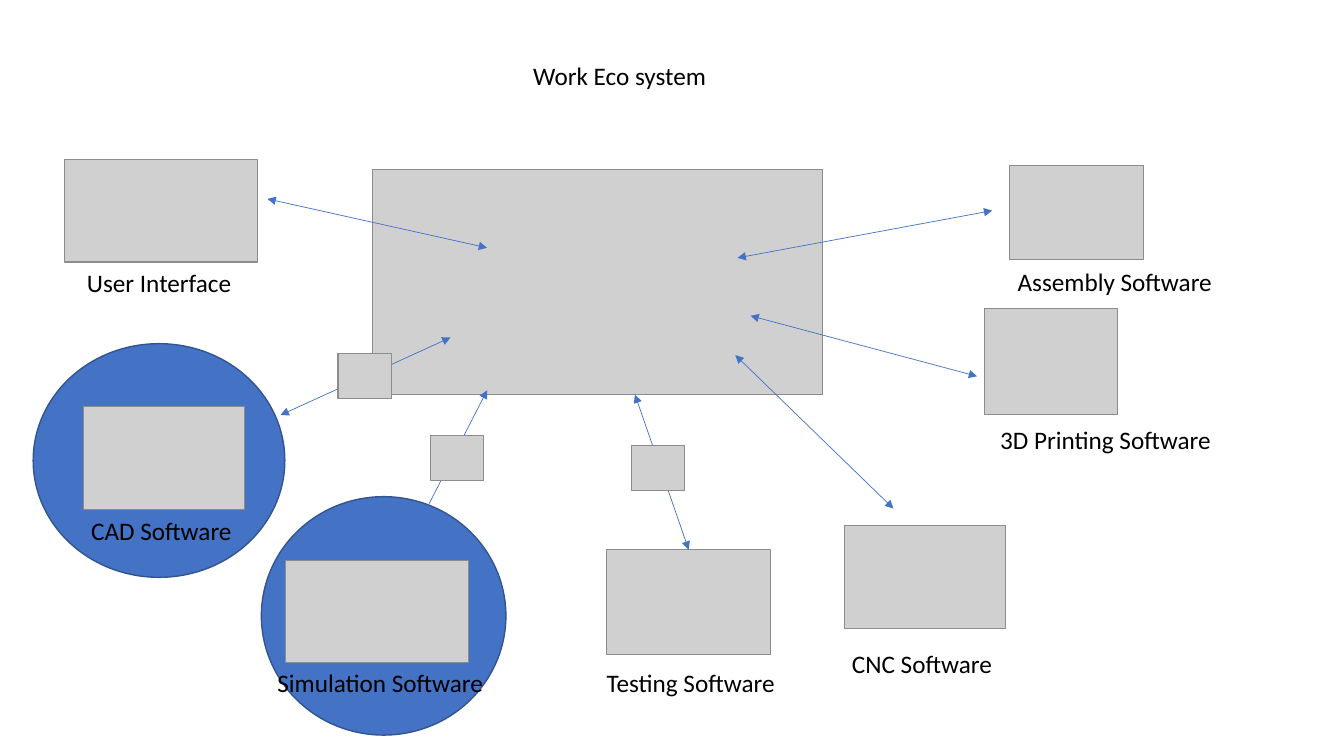
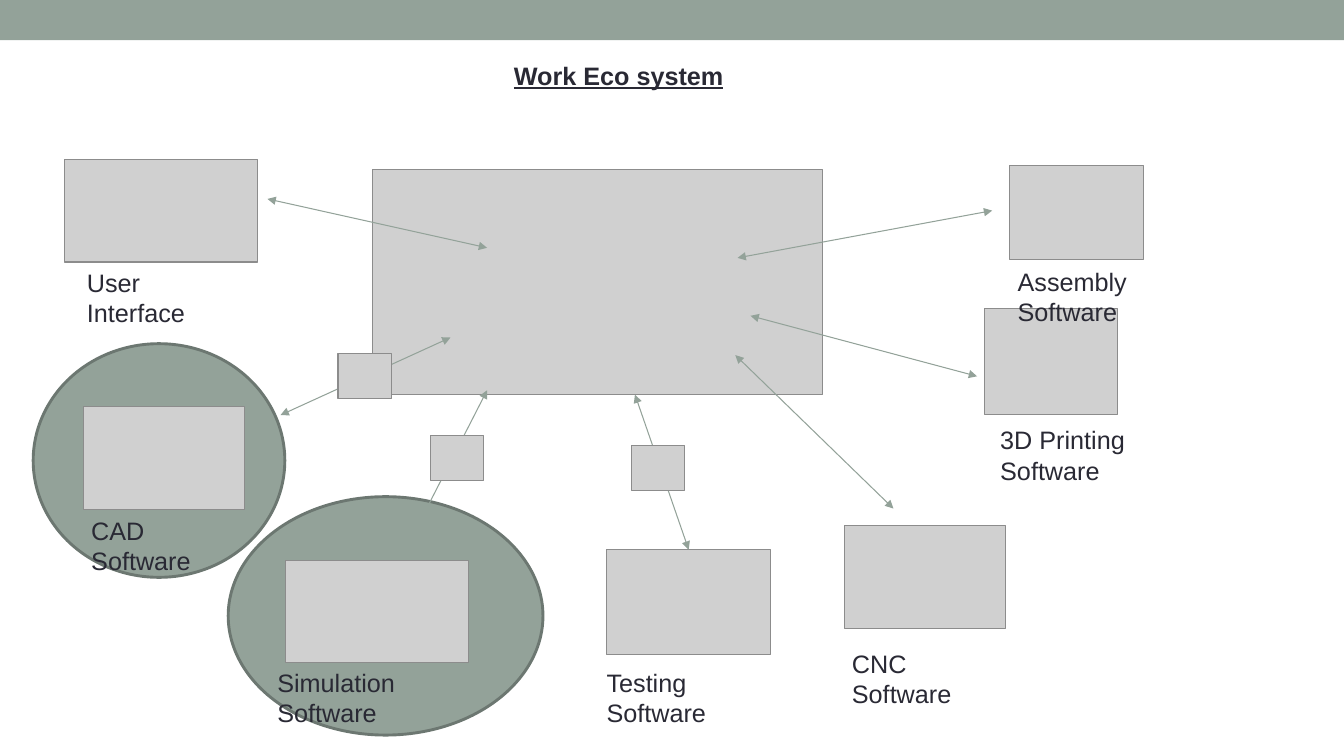
Before and after one commit to mauryaamit90/Liberty.Core, a slide deck: slide 3 of Hackathon.pptx. Drawn at 1344x756 pixels with LibreOffice and Linux fonts; fonts in the diff are those of the drawing; grey boxes stand for pictures. Boxes give left, top, right and bottom in pixels: in the first picture for what was removed or moved away, otherwise in the second. Text is boxed around its words. In the diff, an @@ line names an element or a change of style, - is before the commit and + after.

```diff
--- a/Hackathon.pptx
+++ b/Hackathon.pptx
@@ rectangle added at [0, 0, 1344, 40], fill #93A299 @@
@@ text "Work Eco system": place and size @@
-text "Work Eco system" at [533, 67, 706, 89]
+text "Work Eco system" at [514, 66, 724, 90]
@@ text "Work Eco system" at [514, 66, 724, 90]: font Calibri to Arial, text colour #000000 to #292934, bold on, underline on @@
@@ double arrow (267, 199) - (487, 248): stroke #4472C4 0.5 pt to #93A299 0.75 pt @@
@@ double arrow (992, 211) - (738, 258): stroke #4472C4 0.5 pt to #93A299 0.75 pt @@
@@ font Calibri to Arial, text colour #000000 to #292934 in 7 elements at [87, 274, 185, 323], [91, 522, 190, 576], [277, 674, 395, 728], [607, 673, 706, 723], [852, 655, 951, 704], [1000, 430, 1124, 481], [1018, 272, 1127, 321] @@
@@ double arrow (977, 376) - (751, 316): stroke #4472C4 0.5 pt to #93A299 0.75 pt @@
@@ ellipse at [33, 344, 285, 578]: fill #4472C4 to #93A299; outline #325491 1 pt to #6D7871 2.08 pt @@
@@ double arrow (280, 415) - (451, 338): stroke #4472C4 0.5 pt to #93A299 0.75 pt @@
@@ double arrow (893, 509) - (735, 355): stroke #4472C4 0.5 pt to #93A299 0.75 pt @@
@@ double arrow (415, 531) - (487, 390): stroke #4472C4 0.5 pt to #93A299 0.75 pt @@
@@ double arrow (689, 549) - (635, 394): stroke #4472C4 0.5 pt to #93A299 0.75 pt @@
@@ ellipse at [228, 497, 542, 736]: fill #4472C4 to #93A299; outline #325491 1 pt to #6D7871 2.08 pt @@
@@ ellipse: place and size @@
-ellipse at [261, 497, 506, 736]
+ellipse at [228, 497, 542, 736]
```
Also in this commit, not shown: 3 other slides changed, 1 slide added.
